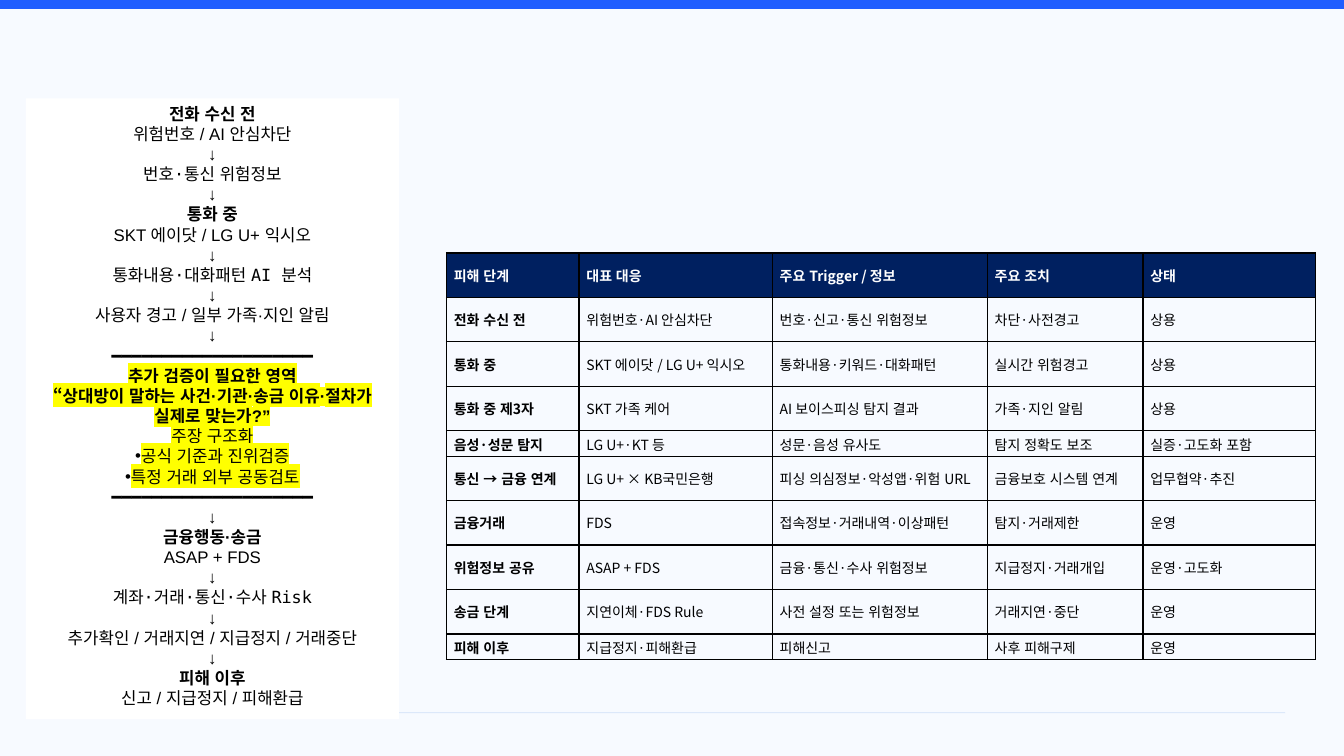
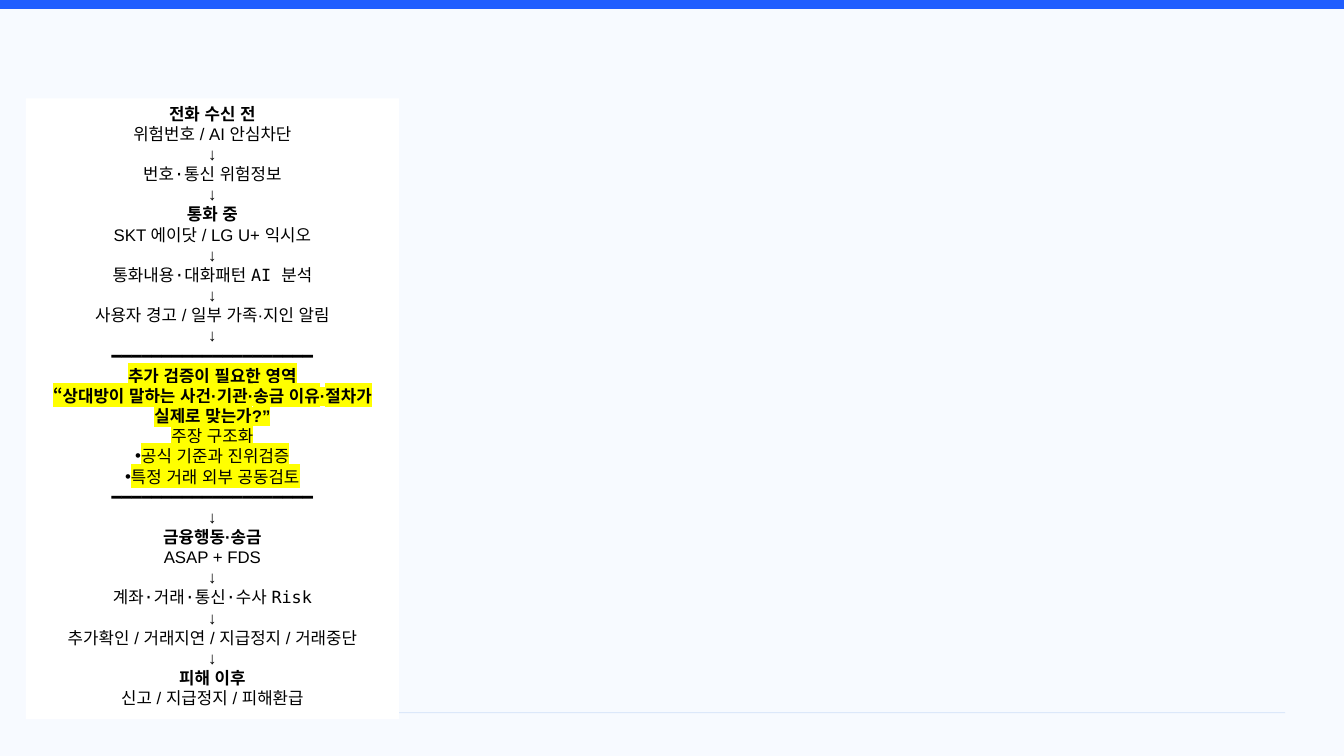
Before and after one commit to hamhj7694/AIXTeamProject2, a slide deck: slide 13 of 01_docs/01_proposal/01.frow/03_제안서 본작성.pptx (slide 9 before the commit). Drawn at 1344x756 pixels with LibreOffice and Linux fonts; fonts in the diff are those of the drawing. Boxes give left, top, right and bottom in pixels: in the first picture for what was removed or moved away, otherwise in the second. Text is boxed around its words. In the diff, an @@ line names an element or a change of style, - is before the commit and + after.

Commit message:
26.8.26 오후 ppt 1차 공유

```diff
--- a/01_docs/01_proposal/01.frow/03_제안서 본작성.pptx
+++ b/01_docs/01_proposal/01.frow/03_제안서 본작성.pptx
@@ table removed at (447, 253, 1316, 659), 10 rows, 5 columns @@
-피해 단계 | 대표 대응 | 주요 Trigger / 정보 | 주요 조치 | 상태
-전화 수신 전 | 위험번호·AI 안심차단 | 번호·신고·통신 위험정보 | 차단·사전경고 | 상용
-통화 중 | SKT 에이닷 / LG U+ 익시오 | 통화내용·키워드·대화패턴 | 실시간 위험경고 | 상용
-통화 중 제3자 | SKT 가족 케어 | AI 보이스피싱 탐지 결과 | 가족·지인 알림 | 상용
-음성·성문 탐지 | LG U+·KT 등 | 성문·음성 유사도 | 탐지 정확도 보조 | 실증·고도화 포함
-통신 → 금융 연계 | LG U+ × KB국민은행 | 피싱 의심정보·악성앱·위험 URL | 금융보호 시스템 연계 | 업무협약·추진
-금융거래 | FDS | 접속정보·거래내역·이상패턴 | 탐지·거래제한 | 운영
-위험정보 공유 | ASAP + FDS | 금융·통신·수사 위험정보 | 지급정지·거래개입 | 운영·고도화
-송금 단계 | 지연이체·FDS Rule | 사전 설정 또는 위험정보 | 거래지연·중단 | 운영
-피해 이후 | 지급정지·피해환급 | 피해신고 | 사후 피해구제 | 운영
```
Also in this commit, not shown: 5 other slides changed, 5 slides added, 1 other file.
